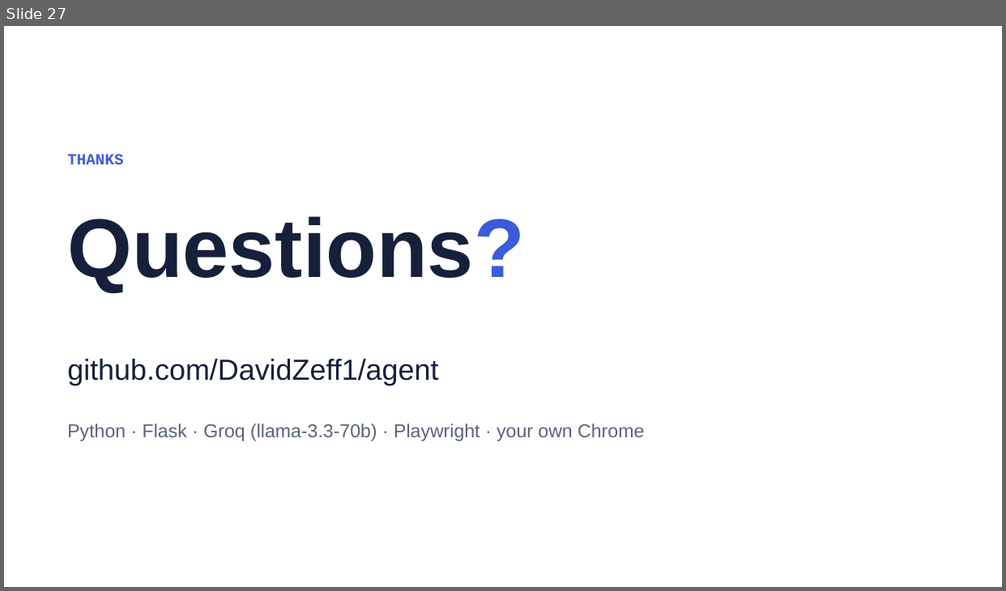
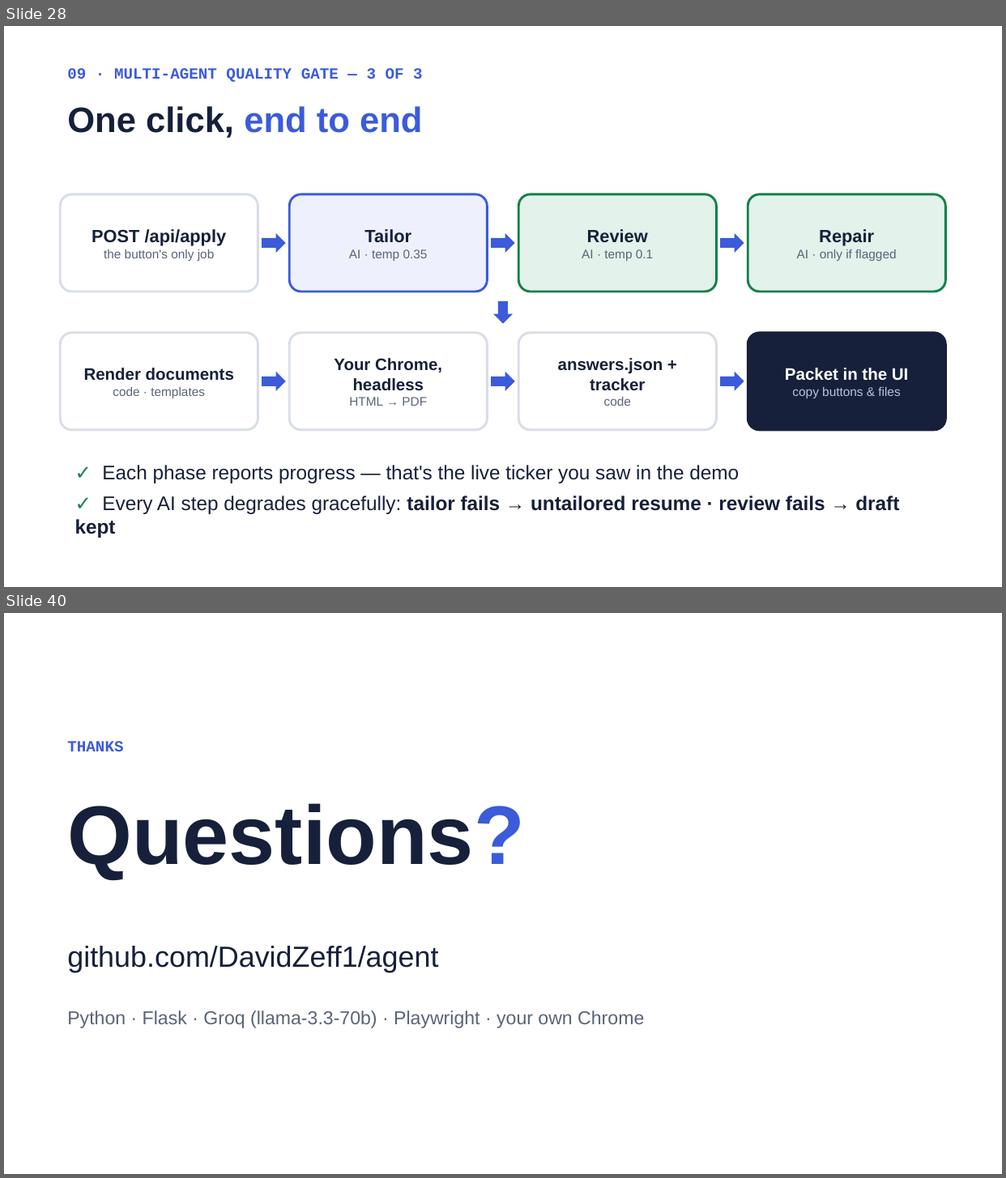
Before and after one commit to DavidZeff1/agent, a slide deck: presentation/Job Agent Presentation.pptx. Shown one above the other, each under a label of ours: slide 27 before the commit, slides 28 and 40 after it; the slides between them are not shown. The pictures are 1006x591 and 1006x1178 pixels, drawn with LibreOffice and Linux fonts; fonts in the diff are those of the drawing. Boxes give left, top, right and bottom in pixels: in the first picture for what was removed or moved away, otherwise in the second. Text is boxed around its words. In the diff, an @@ line names an element or a change of style, - is before the commit and + after.

```diff
--- a/presentation/Job Agent Presentation.pptx
+++ b/presentation/Job Agent Presentation.pptx
@@ slide 28 added at (4, 26, 1002, 587), background #FFFFFF @@
@@ text added at (67, 68, 423, 82), 15 pt, text #3B5BDB, bold @@
+09 · MULTI-AGENT QUALITY GATE — 3 OF 3
@@ text added at (67, 106, 422, 138), 34 pt, text #16203A, bold @@
+One click, end to end
@@ rounded rectangle added at (60, 194, 258, 292), fill #FFFFFF, outline #D8DDE8 2.25 pt, 12 pt, text #5A6478 @@
+POST /api/apply
+the button's only job
@@ rounded rectangle added at (289, 194, 487, 292), fill #EEF1FD, outline #3B5BDB 2.25 pt, 12 pt, text #5A6478 @@
+Tailor
+AI · temp 0.35
@@ rounded rectangle added at (519, 194, 717, 292), fill #E3F2EA, outline #14804A 2.25 pt, 12 pt, text #5A6478 @@
+Review
+AI · temp 0.1
@@ rounded rectangle added at (748, 194, 946, 292), fill #E3F2EA, outline #14804A 2.25 pt, 12 pt, text #5A6478 @@
+Repair
+AI · only if flagged
@@ right arrow added at (262, 233, 286, 253), fill #3B5BDB @@
@@ right arrow added at (491, 233, 514, 253), fill #3B5BDB @@
@@ right arrow added at (720, 233, 744, 253), fill #3B5BDB @@
@@ down arrow added at (493, 301, 513, 324), fill #3B5BDB @@
@@ rounded rectangle added at (60, 333, 258, 430), fill #FFFFFF, outline #D8DDE8 2.25 pt, 16 pt, text #16203A, bold @@
+Render documents
+code · templates
@@ rounded rectangle added at (289, 333, 487, 430), fill #FFFFFF, outline #D8DDE8 2.25 pt, 16 pt, text #16203A, bold @@
+Your Chrome, headless
+HTML → PDF
@@ rounded rectangle added at (519, 333, 717, 430), fill #FFFFFF, outline #D8DDE8 2.25 pt, 16 pt, text #16203A, bold @@
+answers.json + tracker
+code
@@ rounded rectangle added at (748, 333, 946, 430), fill #16203A, outline #16203A 2.25 pt, 12 pt, text #B9C2D8 @@
+Packet in the UI
+copy buttons & files
@@ right arrow added at (262, 372, 286, 391), fill #3B5BDB @@
@@ right arrow added at (491, 372, 514, 391), fill #3B5BDB @@
@@ right arrow added at (720, 372, 744, 391), fill #3B5BDB @@
@@ text added at (75, 465, 899, 538), 19 pt, text #16203A @@
+✓ Each phase reports progress — that's the live ticker you saw in the demo
+✓ Every AI step degrades gracefully: tailor fails → untailored resume · review fails → draft kept
@@ what was slide 27 is now slide 40 @@
```
Also in this commit, not shown: 16 slides changed, 12 other slides added, 2 other files.
